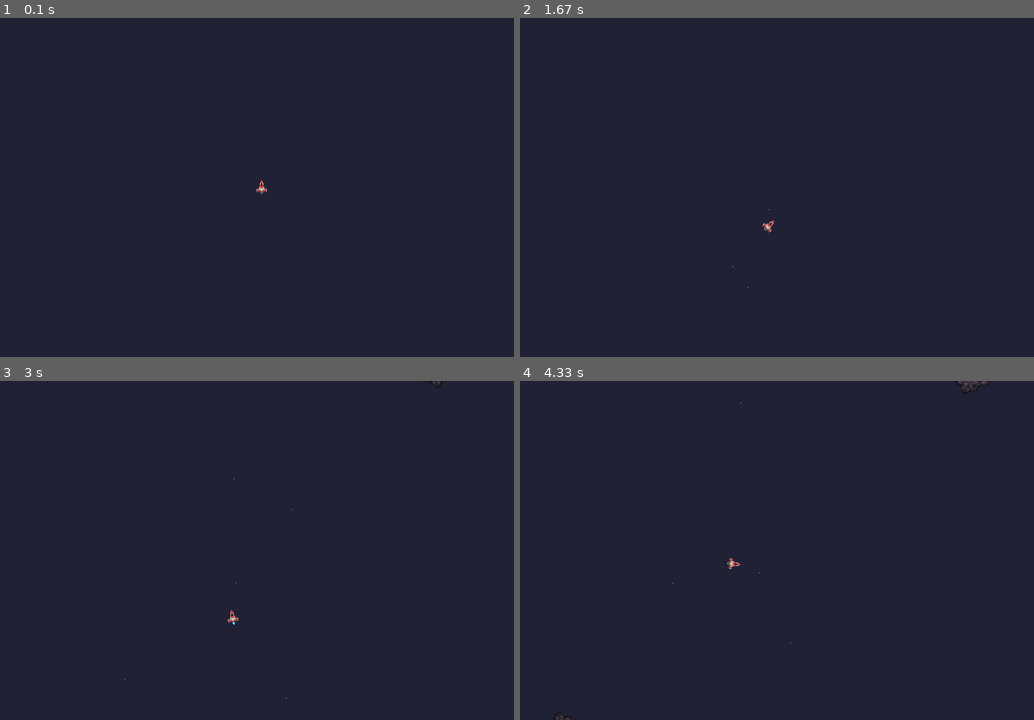
Above: before the commit, frames 1-4 (two rows, left to right).
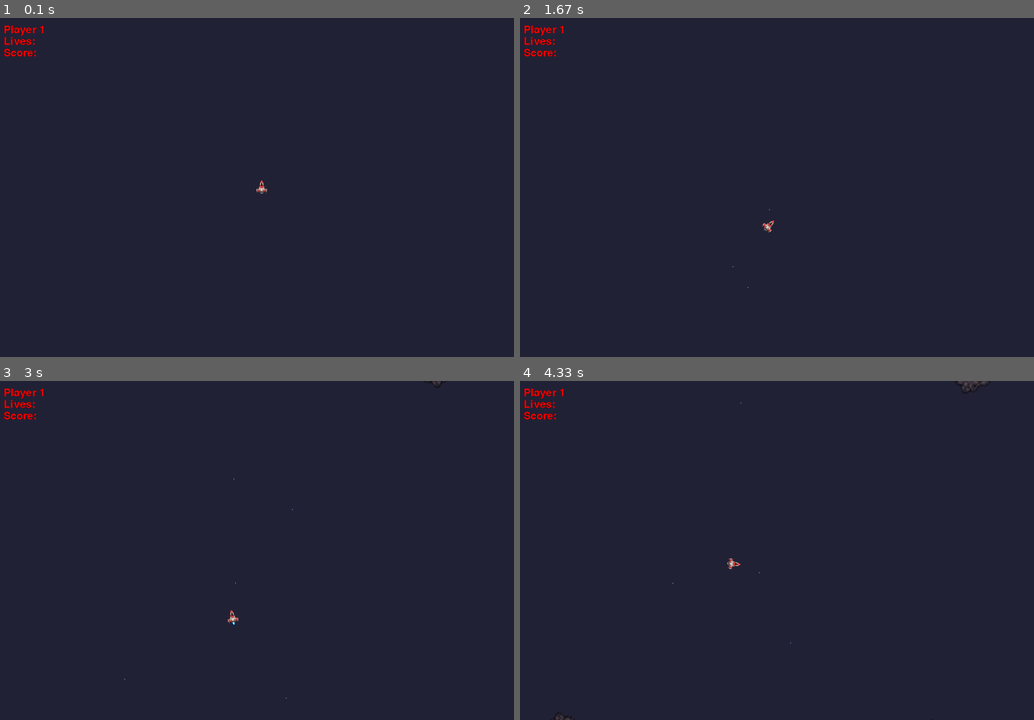
Above: after the commit, the same moments.

Repository: mattstoneham/Pygame
Game: pygame game, started from asteroids/asteroids.py
The game is run twice, just before and just after one commit, with the same random seed, the same clock (stepped at 60 frames per second) and the same inputs.
Inputs:
- Up to frame 1 (0.1 s): no input
- Up to frame 2 (1.67 s): hold D 0.33-0.8 s; hold W 0.83-1.13 s; tap Space at 0.9, 1.23, 1.53 s; hold D 1.17-1.63 s
- Up to frame 3 (3 s): hold A 1.67-2.2 s; tap Space at 1.73, 2.03, 2.3, 2.6, 2.73 s; hold A 2.23-2.63 s; hold W from 2.67 s (still down)
- Up to frame 4 (4.33 s): release W at 3.03 s; hold D 3.07-3.7 s; tap Space at 3.13, 3.43, 3.8, 4.1, 4.3 s; hold A 3.73-4.2 s; hold D from 4.23 s (still down)

The runs differ from the first frame. In frame 1, 0.2% of the frame differs, in the area x 0-9%, y 2-12%; in frame 2, 0.2%; in frame 3, 0.2%; in frame 4, 0.2%.

Commit message:
Added TextObject class, inherits from SpaceObject Some basic text displaying on start Added flag to SpaceObject to pick rect positioning-by (center, midleft etc. etc.)

Diff:
--- a/asteroids/asteroids.py
+++ b/asteroids/asteroids.py
@@ -7,19 +7,23 @@
 
 
 # global variables
-GAMEDIR = os.path.split(os.path.abspath(os.path.realpath(sys.argv[0])))[0]
-SPRITEDIR = os.path.join(GAMEDIR, 'sprites')
-GameState = 'menu screen'
-COLOURS = {'BLACK': (0, 0, 0), 'GREEN': (0, 255, 0), 'L_BLUE': (130, 220, 255)}
+GAMEDIR = os.path.split(os.path.abspath(os.path.realpath(sys.argv[0])))[0]      # base script path, for relative resource gathering
+SPRITEDIR = os.path.join(GAMEDIR, 'sprites')                                    # sprite directory, relative to base path
+GameState = 'menu screen'                                                       # the main game state
+COLOURS = {'BLACK': (0, 0, 0), 'GREEN': (0, 255, 0), 'L_BLUE': (130, 220, 255), # some default colours
+           'RED': (255, 0, 0)}
 
 player_sprites = pygame.sprite.Group()          # All player sprites
 player_draw_sprites = pygame.sprite.Group()     # Player sprites to draw
 player_update_sprites = pygame.sprite.Group()   # Player sprites to update
 
-
 asteroid_sprites = pygame.sprite.Group()        # All asteroids to draw and update
 projectile_sprites = pygame.sprite.Group()      # All projectiles to draw and update
-explosion_sprites = pygame.sprite.Group()
+explosion_sprites = pygame.sprite.Group()       # All explosion sprites to draw and update
+
+UI_sprites = pygame.sprite.Group()              # All UI sprites
+UI_draw_sprites = pygame.sprite.Group()         # All UI sprites to draw
+UI_update_sprites = pygame.sprite.Group()       # All UI sprites to update
 
 
 class Window(object):
@@ -39,12 +43,12 @@
 
     global GameState, SPRITEDIR, COLOURS
 
-    def __init__(self, window, spritesize = (20, 20)):
+    def __init__(self, window, spritesize = (20, 20), position_by='center'):
         pygame.sprite.Sprite.__init__(self)         # init the parent class
         #print('SpaceObject init')
 
         self.window = window                        # main window for querying stuff like screen size
-
+        self.position_by = position_by              # set position by what part of the bbox, default is center
         self.position = pygame.Vector2(0, 0)        # screen space position of the sprite
         self.orientation = 0                        # orientation of the sprite in degrees
         self.motion_vector = pygame.Vector2(0, 0)   # the motion vector of the sprite
@@ -57,9 +61,9 @@
         self.do_collision_check = False             # enable/disable collision checks for this sprite
         self.last_collision_check = 0               # time in milliseconds of last collision check
 
-        self.image_original = pygame.Surface(spritesize)
-        self.image_original.fill((COLOURS['L_BLUE']))
-        self.image = self.image_original.copy()
+        self.image_original = pygame.Surface(spritesize)    # always clean version of the sprite image, updated from here on self.update
+        self.image_original.fill((COLOURS['L_BLUE']))       # default square fill in place of an image
+        self.image = self.image_original.copy()             # actual image drawn
 
         self.rebuild() # reset rect, radius and screen wrap padding values to new loaded image
 
@@ -162,12 +166,30 @@
                     self.position.y = -self.screenpadding
 
             self.position += self.motion_vector
-            self.rect.center = self.position
+            if self.position_by == 'center':
+                self.rect.center = self.position
+            if self.position_by == 'midleft':
+                self.rect.midleft = self.position
+            if self.position_by == 'midright':
+                self.rect.midright = self.position
+            if self.position_by == 'midtop':
+                self.rect.midtop = self.position
+            if self.position_by == 'midbottom':
+                self.rect.midbottom = self.position
+            if self.position_by == 'topleft':
+                self.rect.topleft = self.position
+            if self.position_by == 'topright':
+                self.rect.topright = self.position
+            if self.position_by == 'bottomleft':
+                self.rect.bottomleft = self.position
+            if self.position_by == 'bottomright':
+                self.rect.bottomright = self.position
         else:
             # unless heath has dropped to zero or below
             self.on_health_zero()
 
         self.on_end_update()    # optionally, do something after the update
+
 
 class Player(SpaceObject):
 
@@ -428,7 +450,6 @@
         self.images = []                    # list of pygame image objects
         self.image_index = 1                # tracks which image in list to use
         for image in image_sequence:
-            print(image)
             self.images.append(pygame.image.load(os.path.realpath(os.path.join(sprite_dir, image))))
         self.image_original = self.images[0]         # set initial sprite image to first in sequence
         self.rebuild()                      # rebuild the image rect
@@ -456,6 +477,15 @@
             self.next_image_tick = this_time + self.tick_increment
 
 
+class TextObject(SpaceObject):
+
+    def __init__(self, window, font='freesansbold.ttf', size=32, colour=COLOURS['GREEN'], text='Hello World!', position_by='center', position=(0, 0)):
+        SpaceObject.__init__(self, window, position_by=position_by)
+        self.position.xy = position[0], position[1]
+        fontObj = pygame.font.Font(font, size)  # create a font object
+        self.image_original = fontObj.render(text, True, colour, COLOURS['BLACK']) # create surface obj with text drawn on it
+        self.image.set_colorkey((COLOURS['BLACK']))
+        self.rebuild()
 
 
 
@@ -463,10 +493,11 @@
 
     pygame.init()
     # some constants...
-    FPS = 120               # set frames per second
-    COLLISION_TICK = 16     # tick interval in milliseconds for collision detection
-    RESPAWN_DELAY = 3000    # re-spawn delay time in milliseconds
-    clock = pygame.time.Clock()
+    FPS = 120                   # set frames per second
+    COLLISION_TICK = 16         # tick interval in milliseconds for collision detection
+    RESPAWN_DELAY = 3000        # re-spawn delay time in milliseconds
+    clock = pygame.time.Clock() # clock to allow millisecond-based (i.e frame-rate independent) timing
+    multiplayer = False         # single or multi-layer
 
     # create the window
     window = Window(WINDOW_SIZE=(1600, 1024), CAPTION='player movement test')  # instance a window for the game
@@ -477,7 +508,14 @@
     INPUT_THRUST = 'up_arrow'
     INPUT_FIRE = 'space'
 
-
+    # spawn the in game UI
+    UI_objects = []
+    UI_objects.append(TextObject(window=window, colour=COLOURS['RED'], text='Player 1', position_by='topleft', position=(20, 20)))
+    UI_objects.append(TextObject(window=window, colour=COLOURS['RED'], text='Lives:', position_by='topleft', position=(20, 55)))
+    UI_objects.append(TextObject(window=window, colour=COLOURS['RED'], text='Score:', position_by='topleft', position=(20, 90)))
+    for UI_object in UI_objects:
+        UI_draw_sprites.add(UI_object)
+        UI_update_sprites.add(UI_object)
 
     # spawn the player
     player1 = Player(window)
@@ -598,6 +636,7 @@
         asteroid_sprites.update()
         projectile_sprites.update()
         explosion_sprites.update()
+        UI_update_sprites.update()
 
         # Draw
         window.DISPLAYSURF.fill((35, 35, 55))
@@ -605,6 +644,7 @@
         asteroid_sprites.draw(window.DISPLAYSURF)
         player_draw_sprites.draw(window.DISPLAYSURF)
         explosion_sprites.draw(window.DISPLAYSURF)
+        UI_draw_sprites.draw(window.DISPLAYSURF)
 
 
         # update display
@@ -625,6 +665,7 @@
 
 
 score, lives display
+fire rate decay
 teleporting
 add starting health to asteroid dict, plus hit but not die effect (flash)
 ...for massive asteroids, add extra stages
